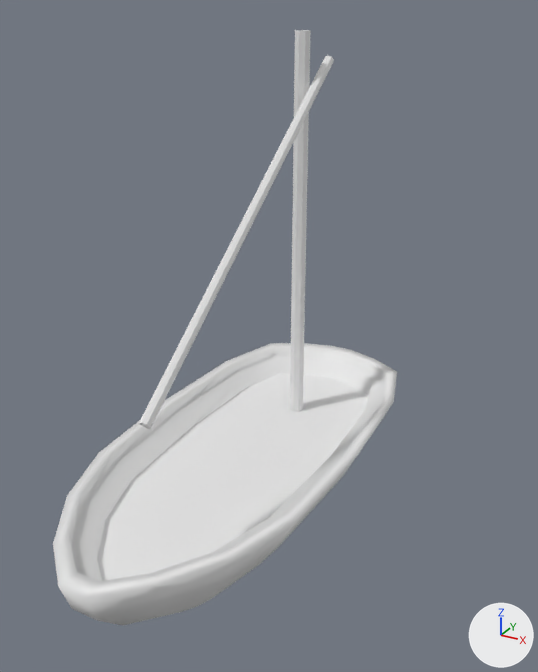
The Blender file main/CannonGame/Assets/Art/Models/Mesh/Blend/small_ship.blend: old version first, new version second.
Rendered twice from a 50 mm camera at (5.61, -9.82, 7.6) aimed at (0.49, -0.52, 2.95). Lighting does not change. The marker at lower right points along +X, +Y and +Z.

Before the edit, the objects in view are built like this:
```python
me_cube = bpy.data.meshes.new('Cube')
me_cube.from_pydata(...)  # 32 vertices, 20 faces; spans x -0.13..0.29, y -3.36..2.09, z -0.56..7.29
me_cube.materials.append(mat_material)  # white #e7e7e7
me_cube_001 = bpy.data.meshes.new('Cube.001')
me_cube_001.from_pydata(...)  # 156 vertices, 147 faces; spans x -1.91..1.91, y -4.71..3.58, z -0.89..1.01
me_cube_001.materials.append(mat_material)  # white #e7e7e7
ob_hull = bpy.data.objects.new('Hull', me_cube_001)
ob_hull.location = (0.0, 0.0, 0.0)
ob_mast = bpy.data.objects.new('Mast', me_cube)
ob_mast.location = (0.0, 0.0, 0.0)
```
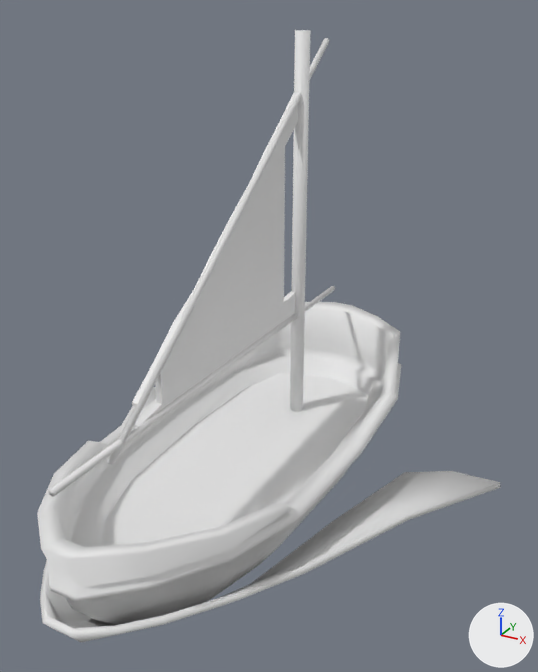
Location of each change, (x1, y1, x2, y2) in pixels of the pictures (538 x 672 px):
'Hull', reshaped (14% taller): before (53, 343, 397, 625); after (37, 302, 401, 625)
'Sail', added: after (132, 93, 298, 427)
'Mast', reshaped (47% wider, 17% taller): before (139, 30, 334, 429); after (48, 30, 335, 497)
'Wake', added: after (40, 387, 500, 642)
part 1 of me_cube, added: after (48, 286, 335, 497)
part 2 of me_cube, rebuilt (14% wider, 14% taller): before (139, 55, 334, 429); after (107, 38, 330, 465)
part 3 of me_cube, shading changed: (290, 30, 311, 412) in both
part 4 of me_cube_001, built on: before (53, 343, 397, 598); after (37, 302, 401, 602)

Patch to the scene script:
```diff
--- a/main/CannonGame/Assets/Art/Models/Mesh/Blend/small_ship.blend.py
+++ b/main/CannonGame/Assets/Art/Models/Mesh/Blend/small_ship.blend.py
@@ me_cube @@
 # used by ob_mast; location = (0.0, 0.0, 0.0)
-me_cube.from_pydata(...)  # 32 vertices, 20 faces; spans x -0.13..0.29, y -3.36..2.09, z -0.56..7.29
+me_cube.from_pydata(...)  # 48 vertices, 30 faces; spans x -0.13..0.13, y -4.79..3.01, z -0.56..7.29
+# me_cube part 1: a new loose piece, an 8-sided cylinder along y spanning x -0.05..0.05, y -4.79..3.01, z 2.48..2.58, in mat_material (white #e7e7e7)
+# me_cube part 2: the loose piece of 16 vertices spanning x 0.13..0.29, y -3.36..2.09, z 2.64..6.91 is rebuilt with 16 vertices and now spans x -0.05..0.05, y -3.82..2.41, z 2.3..7.16
+# me_cube part 3: 10 kept faces spanning x -0.13..0.13, y 1.34..1.6, z -0.56..7.29 are now shaded smooth
 me_cube.materials.append(mat_material)
@@ me_cube_001 @@
 # used by ob_hull; location = (0.0, 0.0, 0.0)
-me_cube_001.from_pydata(...)  # 156 vertices, 147 faces; spans x -1.91..1.91, y -4.71..3.58, z -0.89..1.01
+me_cube_001.from_pydata(...)  # 260 vertices, 251 faces; spans x -1.97..1.97, y -4.88..3.69, z -0.89..2.01
+# me_cube_001 part 4
+# 18 faces are deleted
+# 72 vertices are added at x -1.97..1.97, y -4.88..3.69, z 1.04..2.01
+# 18 new vertices lie (0.0, 0.0, 0.16) away from vertices in x -1.69..1.69, y -4.4..3.3, z 1.0..1.01
+# 14 new vertices lie (0.0, 0.0, 0.08) away from vertices in x -1.97..1.97, y -4.84..3.69, z 1.04
+# 122 new faces join them, smooth
 me_cube_001.materials.append(mat_material)
@@ me_plane @@
+me_plane.from_pydata(...)  # 88 vertices, 67 faces; spans x 0.0, y -3.16..1.42, z 2.52..6.4
@@ me_cube_002 @@
+me_cube_002.from_pydata(...)  # 40 vertices, 25 faces; spans x -3.89..3.89, y -5.01..1.74, z -0.67..0.65
+me_cube_002.polygons.foreach_set('use_smooth', [True] * 25)
+me_cube_002.materials.append(mat_material)  # white #e7e7e7
@@ ob_sail @@
+ob_sail = bpy.data.objects.new('Sail', me_plane)
+ob_sail.location = (0.0, 0.0, 0.0)
+_m = ob_sail.modifiers.new('Solidify', 'SOLIDIFY')
+_m.thickness = 0.1
@@ ob_wake @@
+ob_wake = bpy.data.objects.new('Wake', me_cube_002)
+ob_wake.location = (0.0, 0.0, 0.0)
+_m = ob_wake.modifiers.new('Solidify', 'SOLIDIFY')
+_m.thickness = 0.1
```
